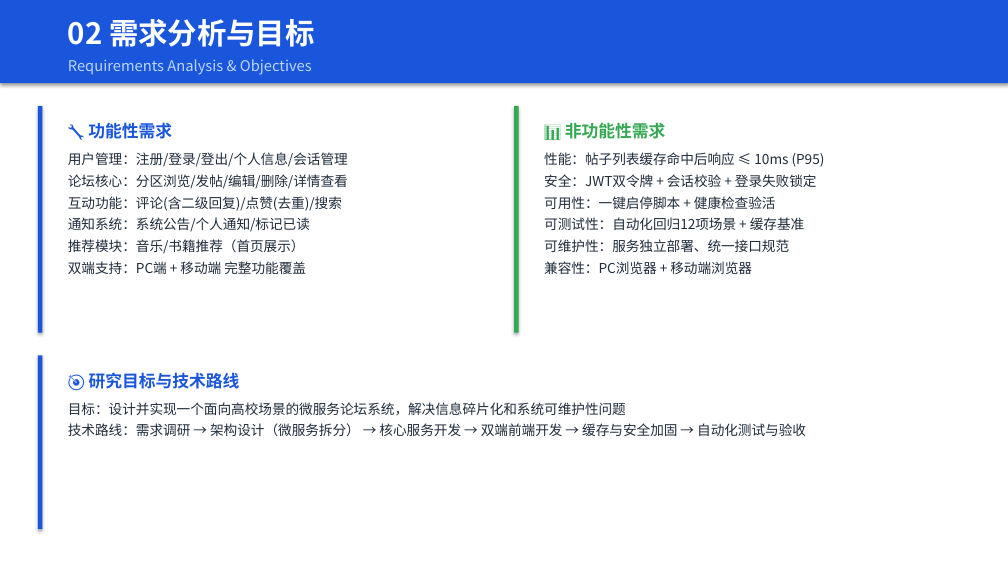
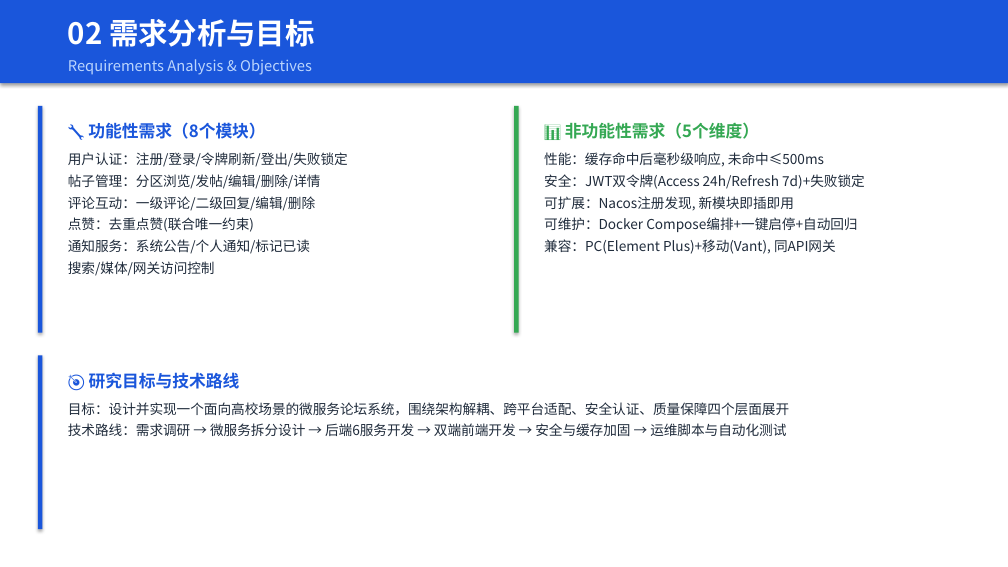
Before and after one commit to Wkjlovec/graduation_project_zhuang, a slide deck: slide 4 of docs/毕业答辩PPT.pptx. Drawn at 1008x567 pixels with LibreOffice and Linux fonts; fonts in the diff are those of the drawing. Boxes give left, top, right and bottom in pixels: in the first picture for what was removed or moved away, otherwise in the second. Text is boxed around its words. In the diff, an @@ line names an element or a change of style, - is before the commit and + after.

```diff
--- a/docs/毕业答辩PPT.pptx
+++ b/docs/毕业答辩PPT.pptx
@@ text at (x1=88, y1=122, x2=266, y2=139): text changed @@
-🔧 功能性需求
+🔧 功能性需求（8个模块）
@@ text at (x1=565, y1=122, x2=759, y2=139): text changed @@
-📊 非功能性需求
+📊 非功能性需求（5个维度）
@@ text at (x1=68, y1=152, x2=348, y2=276): text changed @@
-用户管理：注册/登录/登出/个人信息/会话管理
-论坛核心：分区浏览/发帖/编辑/删除/详情查看
-互动功能：评论(含二级回复)/点赞(去重)/搜索
-通知系统：系统公告/个人通知/标记已读
-推荐模块：音乐/书籍推荐（首页展示）
-双端支持：PC端 + 移动端 完整功能覆盖
+用户认证：注册/登录/令牌刷新/登出/失败锁定
+帖子管理：分区浏览/发帖/编辑/删除/详情
+评论互动：一级评论/二级回复/编辑/删除
+点赞：去重点赞(联合唯一约束)
+通知服务：系统公告/个人通知/标记已读
+搜索/媒体/网关访问控制
@@ text at (x1=544, y1=152, x2=865, y2=254): text changed @@
-性能：帖子列表缓存命中后响应 ≤ 10ms (P95)
-安全：JWT双令牌 + 会话校验 + 登录失败锁定
-可用性：一键启停脚本 + 健康检查验活
-可测试性：自动化回归12项场景 + 缓存基准
-可维护性：服务独立部署、统一接口规范
-兼容性：PC浏览器 + 移动端浏览器
+性能：缓存命中后毫秒级响应, 未命中≤500ms
+安全：JWT双令牌(Access 24h/Refresh 7d)+失败锁定
+可扩展：Nacos注册发现, 新模块即插即用
+可维护：Docker Compose编排+一键启停+自动回归
+兼容：PC(Element Plus)+移动(Vant), 同API网关
@@ text at (x1=68, y1=402, x2=789, y2=436): text changed @@
-目标：设计并实现一个面向高校场景的微服务论坛系统，解决信息碎片化和系统可维护性问题
-技术路线：需求调研 → 架构设计（微服务拆分） → 核心服务开发 → 双端前端开发 → 缓存与安全加固 → 自动化测试与验收
+目标：设计并实现一个面向高校场景的微服务论坛系统，围绕架构解耦、跨平台适配、安全认证、质量保障四个层面展开
+技术路线：需求调研 → 微服务拆分设计 → 后端6服务开发 → 双端前端开发 → 安全与缓存加固 → 运维脚本与自动化测试
```
Also in this commit, not shown: 4 other slides changed, 2 other files.
